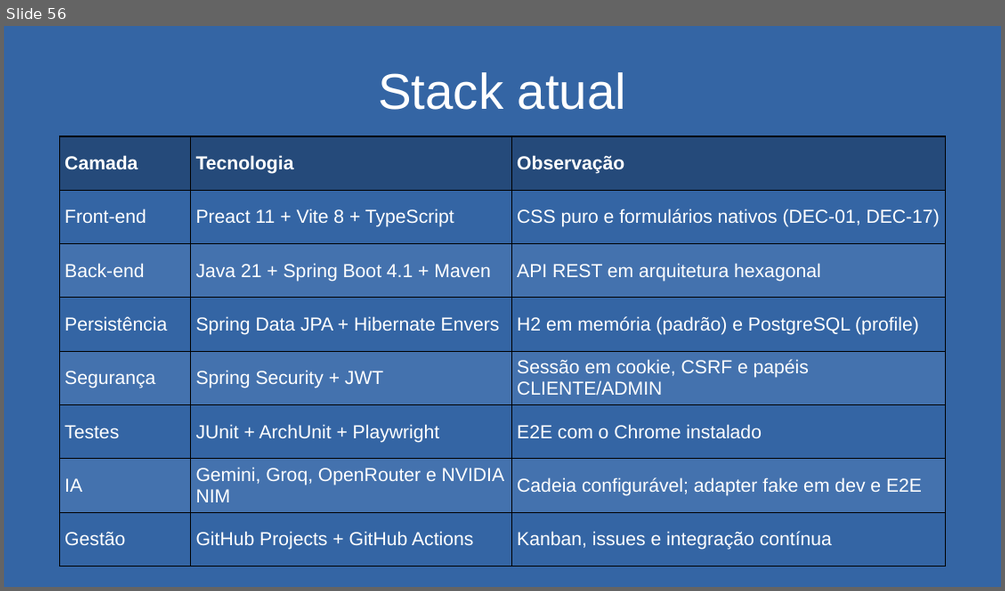
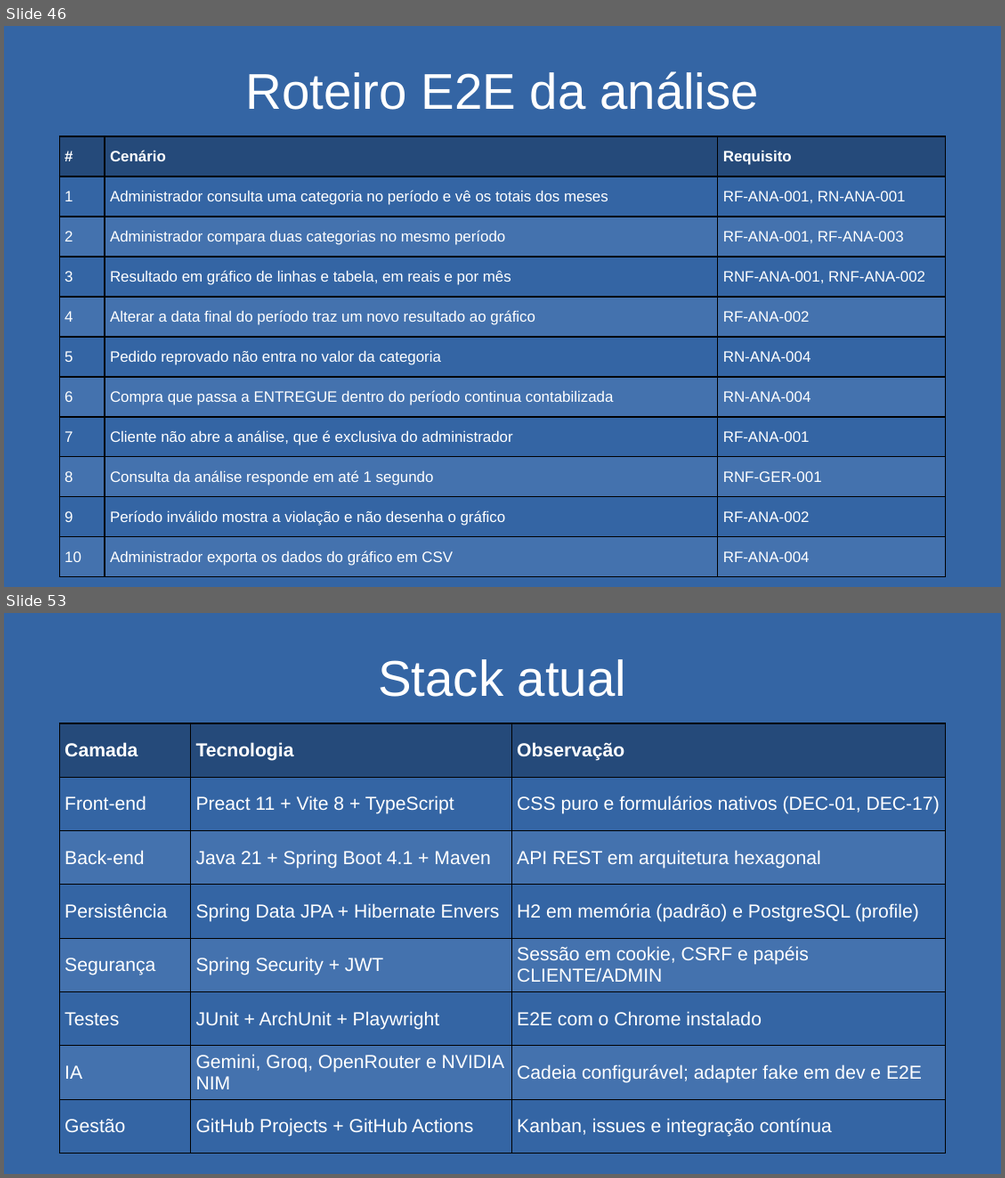
Before and after one commit to matheuskkg/les, a slide deck: docs/entregas/pptxs/24-11/24-11.pptx. Shown one above the other, each under a label of ours: slide 56 before the commit, slides 46 and 53 after it; the slides between them are not shown. The pictures are 1005x591 and 1005x1178 pixels, drawn with LibreOffice and Linux fonts; fonts in the diff are those of the drawing. Boxes give left, top, right and bottom in pixels: in the first picture for what was removed or moved away, otherwise in the second. Text is boxed around its words. In the diff, an @@ line names an element or a change of style, - is before the commit and + after.

```diff
--- a/docs/entregas/pptxs/24-11/24-11.pptx
+++ b/docs/entregas/pptxs/24-11/24-11.pptx
@@ slide 46 added at [4,26,1001,587], background #3465A4 @@
@@ text added at [245,71,759,110], 40 pt, text #FFFFFF @@
+Roteiro E2E da análise
@@ table added at [59,136,946,577], 11 rows, 3 columns @@
+# | Cenário | Requisito
+1 | Administrador consulta uma categoria no período e vê os totais dos meses | RF-ANA-001, RN-ANA-001
+2 | Administrador compara duas categorias no mesmo período | RF-ANA-001, RF-ANA-003
+3 | Resultado em gráfico de linhas e tabela, em reais e por mês | RNF-ANA-001, RNF-ANA-002
+4 | Alterar a data final do período traz um novo resultado ao gráfico | RF-ANA-002
+5 | Pedido reprovado não entra no valor da categoria | RN-ANA-004
+6 | Compra que passa a ENTREGUE dentro do período continua contabilizada | RN-ANA-004
+7 | Cliente não abre a análise, que é exclusiva do administrador | RF-ANA-001
+8 | Consulta da análise responde em até 1 segundo | RNF-GER-001
+9 | Período inválido mostra a violação e não desenha o gráfico | RF-ANA-002
+10 | Administrador exporta os dados do gráfico em CSV | RF-ANA-004
@@ what was slide 56 is now slide 53 @@
```
Also in this commit, not shown: 12 slides changed, 11 other slides added, 4 slides removed.
